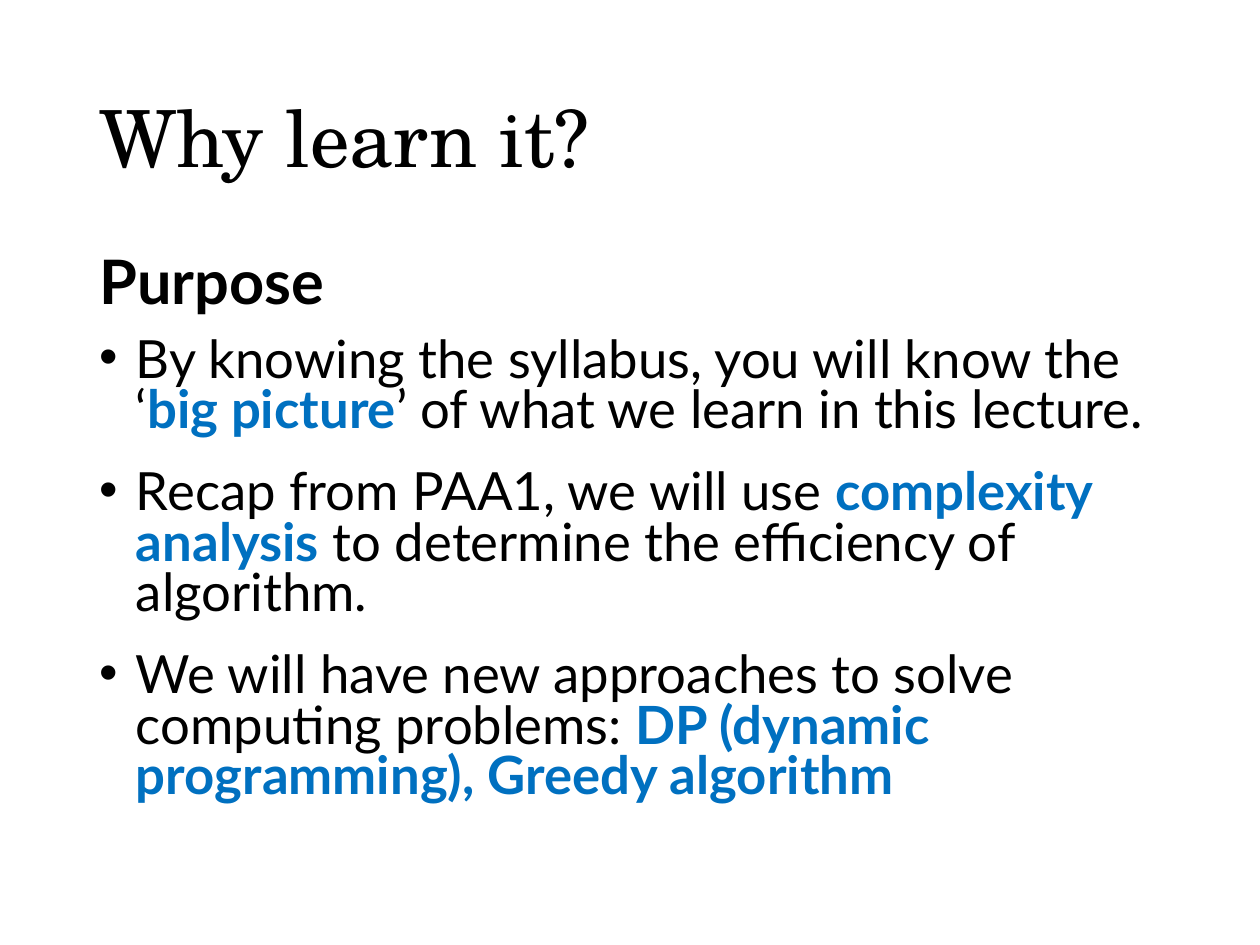
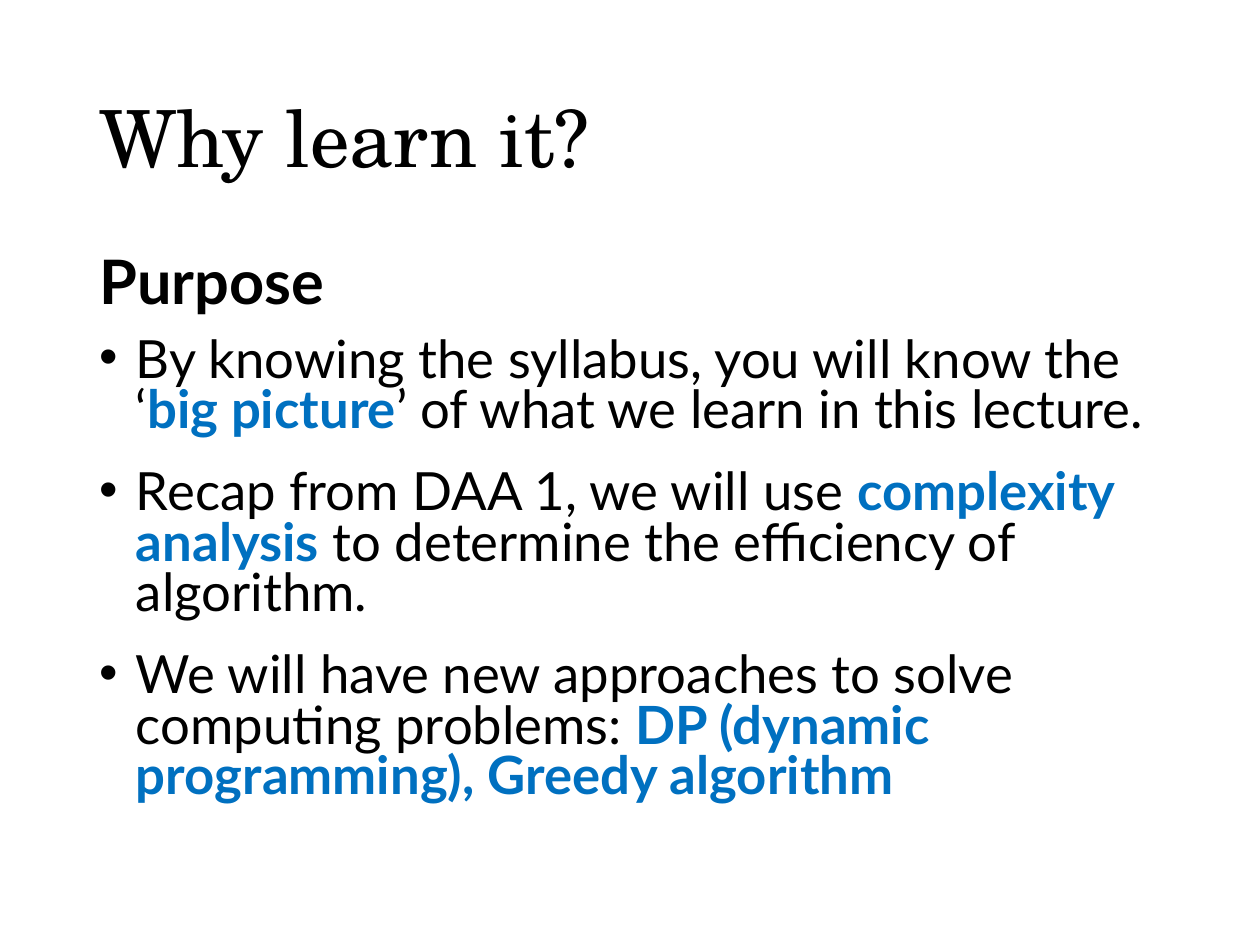
Before and after one commit to munif/paa-2, a slide deck: slide 7 of 161702/presentation/01 - Syllabus, Review of PAA 1/01. Syllabus, Review of PAA 1.pptx (slide 5 before the commit). Drawn at 1260x945 pixels with LibreOffice and Linux fonts; fonts in the diff are those of the drawing. Boxes give left, top, right and bottom in pixels: in the first picture for what was removed or moved away, otherwise in the second. Text is boxed around its words. In the diff, an @@ line names an element or a change of style, - is before the commit and + after.

```diff
--- a/161702/presentation/01 - Syllabus, Review of PAA 1/01. Syllabus, Review of PAA 1.pptx
+++ b/161702/presentation/01 - Syllabus, Review of PAA 1/01. Syllabus, Review of PAA 1.pptx
@@ text at [136,471,1115,621]: text changed @@
-• Recap from PAA1, we will use complexity analysis to determine the efficiency of algorithm.
+• Recap from DAA 1, we will use complexity analysis to determine the efficiency of algorithm.
```
Also in this commit, not shown: 4 other slides changed, 27 slides added, 3 slides removed, 8 other files.
